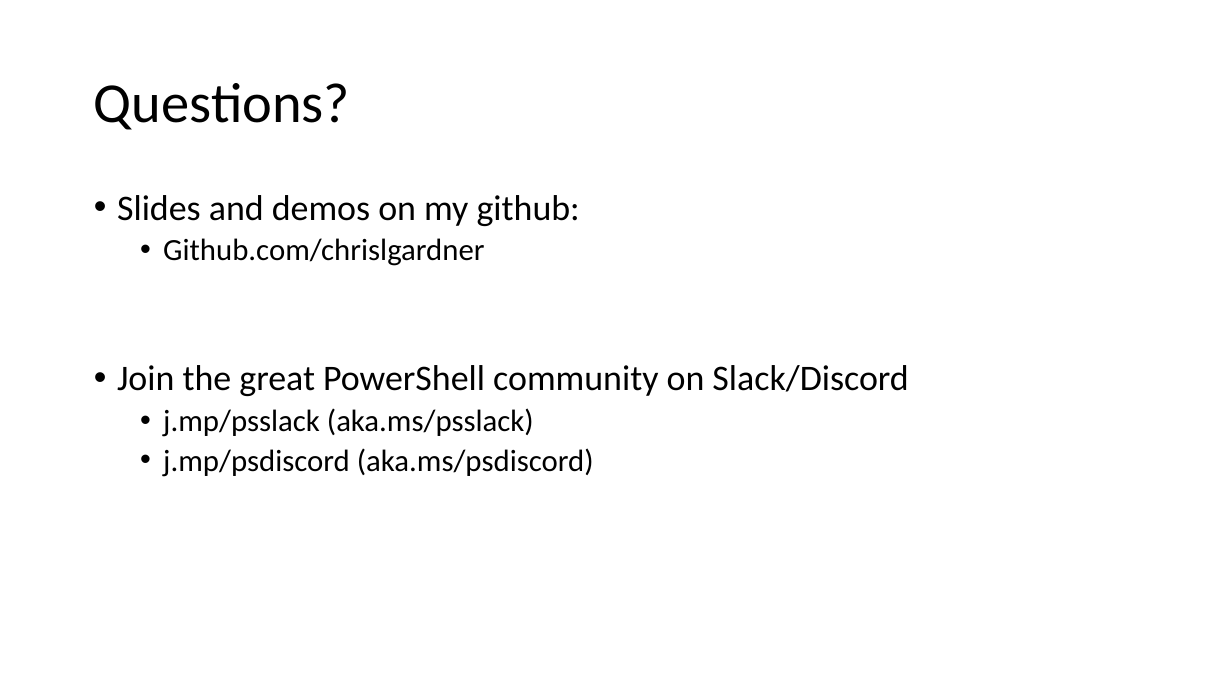
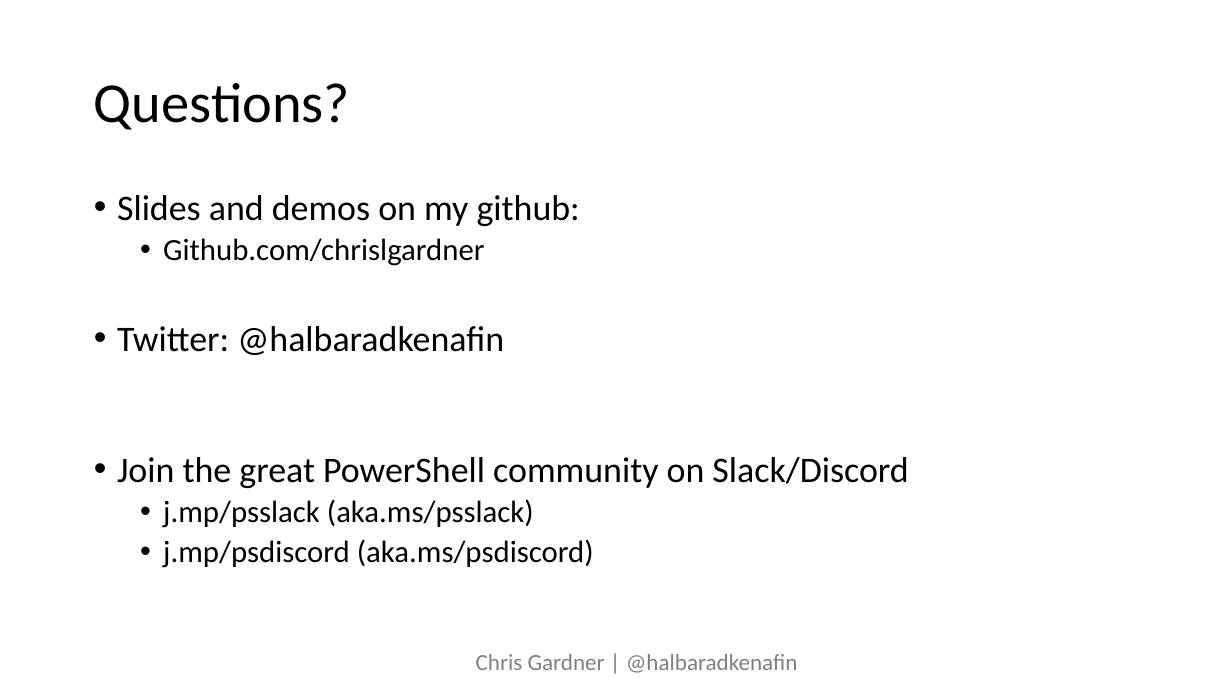
Before and after one commit to ChrisLGardner/presentations, a slide deck: slide 5 of 2019-04-27-PSH-Summit-Dont-Do-That/Dont-Do-That.pptx. Drawn at 1232x693 pixels with LibreOffice and Linux fonts; fonts in the diff are those of the drawing; background and template pictures are left out. Boxes give left, top, right and bottom in pixels: in the first picture for what was removed or moved away, otherwise in the second. Text is boxed around its words. In the diff, an @@ line names an element or a change of style, - is before the commit and + after.

```diff
--- a/2019-04-27-PSH-Summit-Dont-Do-That/Dont-Do-That.pptx
+++ b/2019-04-27-PSH-Summit-Dont-Do-That/Dont-Do-That.pptx
@@ text at (117,326,504,355): paragraph added @@
+• Twitter: @halbaradkenafin
@@ text added at (476,654,798,673), 18 pt, text #808080 @@
+Chris Gardner | @halbaradkenafin
```
Also in this commit, not shown: 3 other slides changed, 2 slides added, 2 slides removed, 2 other files.
